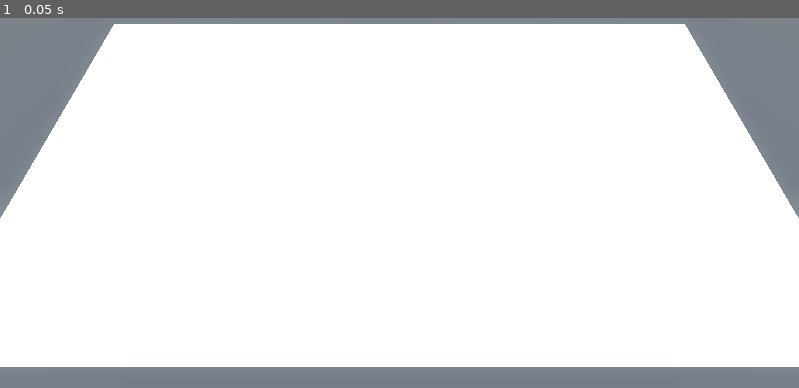
Above: before the commit, frame 1.
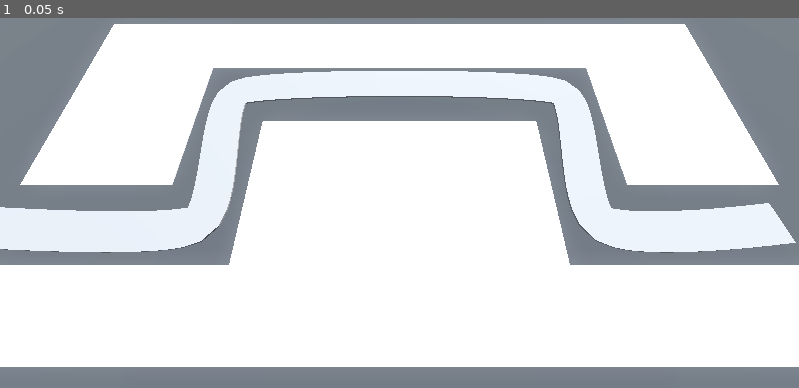
Above: after the commit, the same moment.

Repository: henryhlly/Godot-3D-Tutorial
Game: Godot game, scene res://base_level.tscn
Same seed, same stepped clock (60 frames per second), same inputs: the game is played once before the commit and once after it. The project has no main scene, so this scene is started directly.
Inputs:
- Up to frame 1 (0.05 s): no input

The runs differ from the first frame. In frame 1, 12% of the frame differs, in the area x 0-100%, y 13-67%.

Commit message:
Created path3d for enemies to follow

Diff:
--- a/BarbarianBlaster/base_level.tscn
+++ b/BarbarianBlaster/base_level.tscn
@@ -17,6 +17,13 @@
 
 [sub_resource type="StandardMaterial3D" id="StandardMaterial3D_w2qmk"]
 albedo_color = Color(0.227451, 0.227451, 0.227451, 1)
+
+[sub_resource type="Curve3D" id="Curve3D_tdold"]
+_data = {
+"points": PackedVector3Array(1, 0, 0, 0, 0, 0, -24.0348, 0, 5.99243, -1, 0, 1, 1, 0, -1, -10, 0, 6, -1, 0, 1, 1, 0, -1, -10, 0, -2, -1, 0, -1, 1, 0, 1, 10, 0, -2, -1, 0, -1, 1, 0, 1, 10, 0, 6, 0, 0, 0, 0, 0, 0, 19, 0, 6),
+"tilts": PackedFloat32Array(0, 0, 0, 0, 0, 0)
+}
+point_count = 6
 
 [node name="BaseLevel" type="Node3D"]
 
@@ -40,6 +47,22 @@
 cell_size = Vector3(4, 4, 4)
 cell_center_y = false
 data = {
-"cells": PackedInt32Array(65535, 2, 0, 65535, 1, 0, 65535, 0, 0, 65535, 65535, 0, 65535, 65534, 0, 65534, 65535, 0, 65533, 65535, 0, 65532, 65535, 0, 65531, 65535, 0, 0, 65535, 0, 1, 65535, 0, 2, 65535, 0, 3, 65535, 0, 4, 65535, 0, 65531, 65534, 0, 65532, 65534, 0, 0, 0, 0, 1, 0, 0, 1, 1, 0, 2, 1, 0, 3, 1, 0, 4, 1, 0, 4, 2, 0, 4, 0, 0, 4, 65534, 0, 3, 65534, 0, 2, 65534, 0, 1, 65534, 0, 0, 65534, 0, 65534, 65534, 0, 65533, 65534, 0, 65532, 0, 0, 65531, 0, 0, 65531, 1, 0, 65532, 2, 0, 65533, 2, 0, 65534, 2, 0, 65531, 2, 0, 65532, 1, 0, 65533, 0, 0, 65533, 1, 0, 65534, 1, 0, 65534, 0, 0, 0, 2, 0, 1, 2, 0, 0, 1, 0, 2, 2, 0, 3, 2, 0, 3, 0, 0, 2, 0, 0)
+"cells": PackedInt32Array(65535, 2, 0, 65535, 65534, 0, 65531, 65535, 0, 4, 65535, 0, 65531, 65534, 0, 65532, 65534, 0, 4, 2, 0, 4, 0, 0, 4, 65534, 0, 3, 65534, 0, 2, 65534, 0, 1, 65534, 0, 0, 65534, 0, 65534, 65534, 0, 65533, 65534, 0, 65531, 0, 0, 65532, 2, 0, 65533, 2, 0, 65534, 2, 0, 65531, 2, 0, 0, 2, 0, 1, 2, 0, 2, 2, 0, 3, 2, 0, 65532, 65535, 0, 65532, 0, 0, 65535, 0, 0, 65535, 1, 0, 0, 1, 0, 0, 0, 0, 3, 0, 0, 3, 65535, 0, 65534, 0, 0, 65534, 1, 0, 1, 0, 0, 1, 1, 0)
 }
 metadata/_editor_floor_ = Vector3(0, 0, 0)
+
+[node name="Path3D" type="Path3D" parent="."]
+curve = SubResource("Curve3D_tdold")
+
+[node name="CSGPolygon3D" type="CSGPolygon3D" parent="Path3D"]
+polygon = PackedVector2Array(-1, 0, -1, 0.1, 1, 0.1, 1, 0)
+mode = 2
+path_node = NodePath("..")
+path_interval_type = 0
+path_interval = 0.5
+path_simplify_angle = 0.0
+path_rotation = 2
+path_local = false
+path_continuous_u = true
+path_u_distance = 1.0
+path_joined = false
Not shown: 4 places in BarbarianBlaster/MeshLibraries/SpaceLibrary.tres that only renumber resources
Not shown: 1 places in BarbarianBlaster/base_level.tscn that only renumber resources
